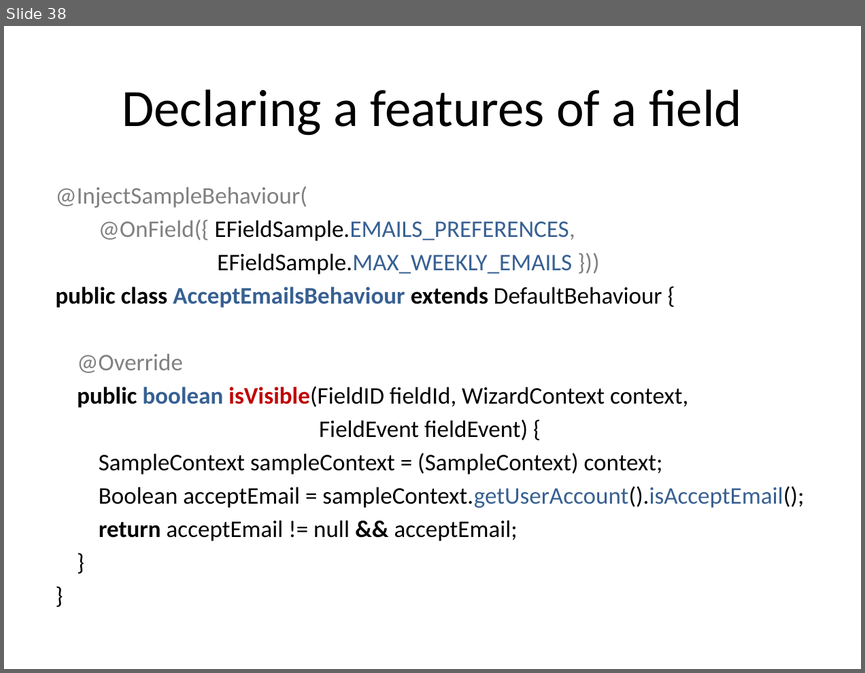
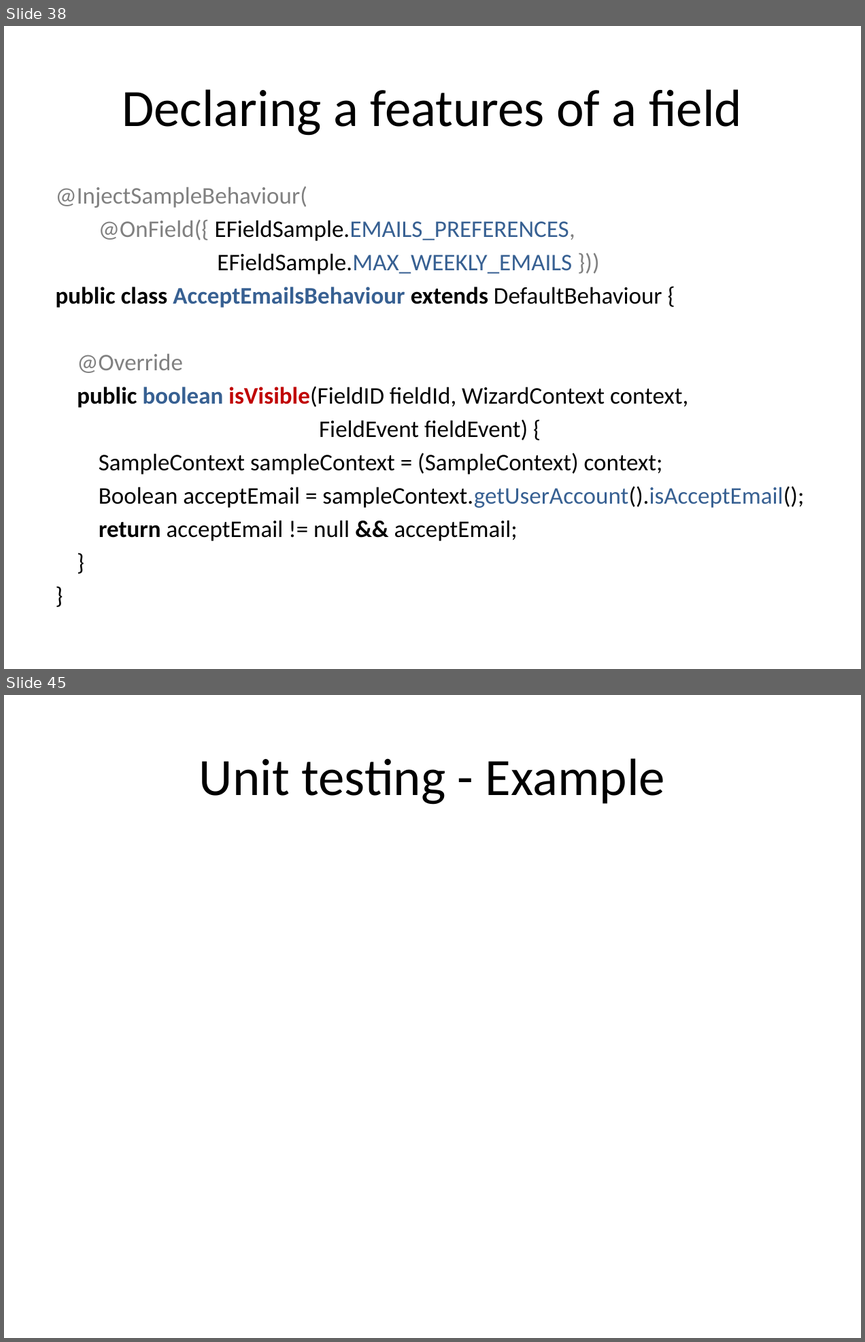
Before and after one commit to lesfurets/mdl4ui, a slide deck: mdl4ui-docs/mdl4ui_cg2013_jba_draft.pptx. Shown one above the other, each under a label of ours: slide 38 before the commit, slides 38 and 45 after it; the slides between them are not shown. The pictures are 865x673 and 865x1342 pixels, drawn with LibreOffice and Linux fonts; fonts in the diff are those of the drawing. Boxes give left, top, right and bottom in pixels: in the first picture for what was removed or moved away, otherwise in the second. Text is boxed around its words. In the diff, an @@ line names an element or a change of style, - is before the commit and + after.

```diff
--- a/mdl4ui-docs/mdl4ui_cg2013_jba_draft.pptx
+++ b/mdl4ui-docs/mdl4ui_cg2013_jba_draft.pptx
@@ slide 45 added at (4, 695, 861, 1338), background #FFFFFF @@
@@ title added at (199, 758, 665, 804), 44 pt, text #000000 @@
+Unit testing - Example
```
Also in this commit, not shown: 5 slides changed, 6 other slides added, 1 other file.
